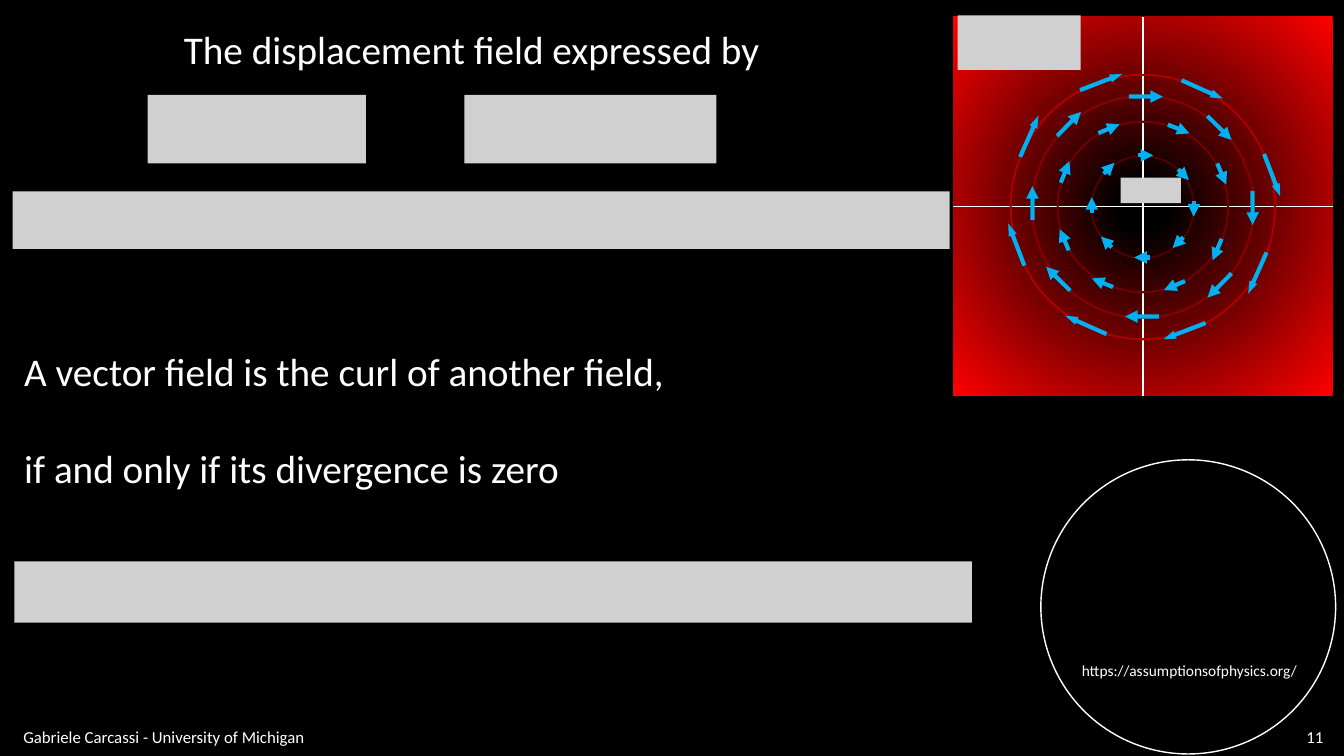
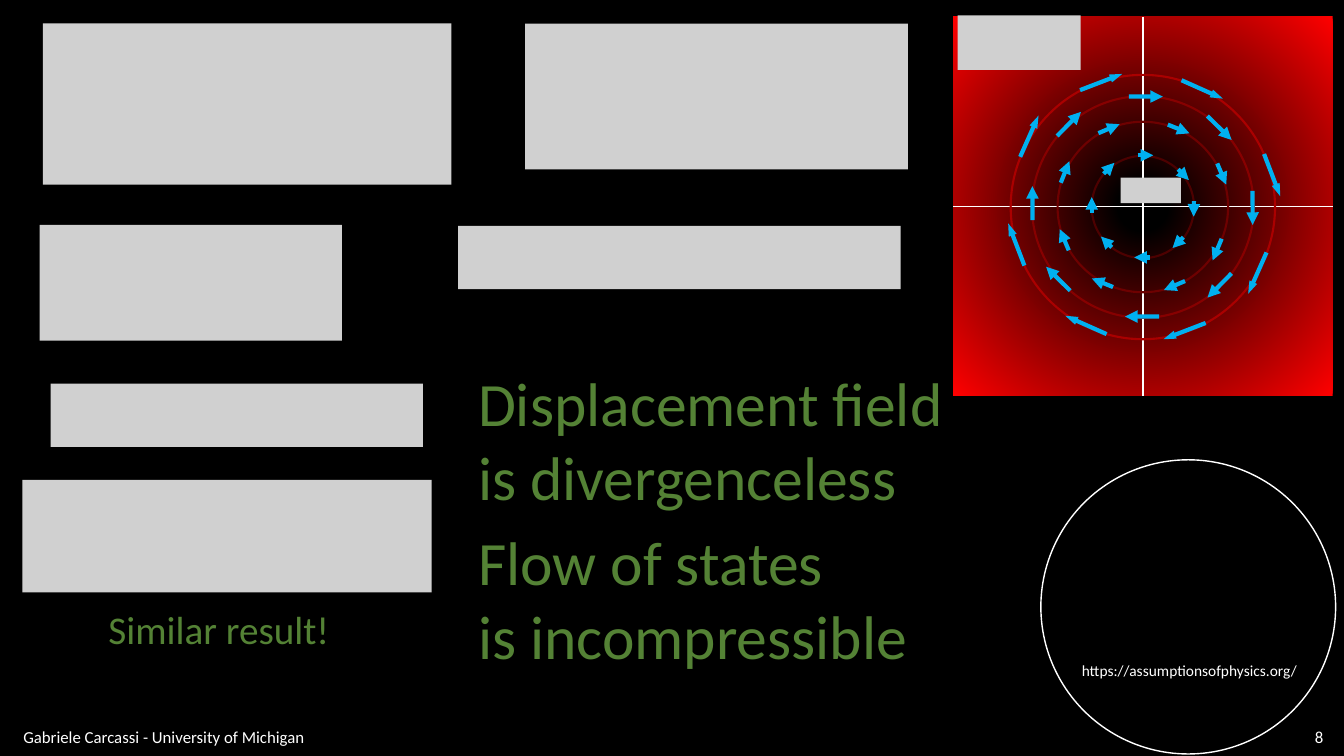
Before and after one commit to assumptionsofphysics/slides, a slide deck: slide 8 of BookCompanions-v2/RP-Class-3.pptx (slide 11 before the commit). Drawn at 1344x756 pixels with LibreOffice and Linux fonts; fonts in the diff are those of the drawing; grey boxes stand for pictures; background and template pictures are left out. Boxes give left, top, right and bottom in pixels: in the first picture for what was removed or moved away, otherwise in the second. Text is boxed around its words. In the diff, an @@ line names an element or a change of style, - is before the commit and + after.

Commit message:
Another review

```diff
--- a/BookCompanions-v2/RP-Class-3.pptx
+++ b/BookCompanions-v2/RP-Class-3.pptx
@@ picture added at bbox=[43, 23, 452, 185] @@
@@ picture added at bbox=[525, 23, 908, 169] @@
@@ text removed at bbox=[184, 36, 759, 71] @@
-The displacement field expressed by
@@ picture removed at bbox=[148, 95, 367, 163] @@
@@ picture removed at bbox=[465, 95, 717, 163] @@
@@ picture removed at bbox=[13, 192, 951, 249] @@
@@ picture added at bbox=[39, 225, 342, 341] @@
@@ picture added at bbox=[459, 226, 901, 289] @@
@@ text removed at bbox=[24, 358, 663, 391] @@
-A vector field is the curl of another field,
@@ picture added at bbox=[50, 384, 422, 448] @@
@@ text added at bbox=[478, 383, 943, 511], 44 pt, text #548235 @@
+Displacement field
+is divergenceless
@@ text removed at bbox=[24, 455, 559, 490] @@
-if and only if its divergence is zero
@@ picture added at bbox=[22, 480, 432, 593] @@
@@ picture removed at bbox=[14, 562, 972, 623] @@
@@ text added at bbox=[478, 542, 907, 669], 44 pt, text #548235 @@
+Flow of states
+is incompressible
@@ text added at bbox=[108, 617, 329, 644], 28 pt, text #548235 @@
+Similar result!
@@ page number at bbox=[1315, 731, 1323, 743]: text changed @@
-11
+8
```
Also in this commit, not shown: 7 other slides changed, 1 slide added, 3 slides removed, 1 other file.
